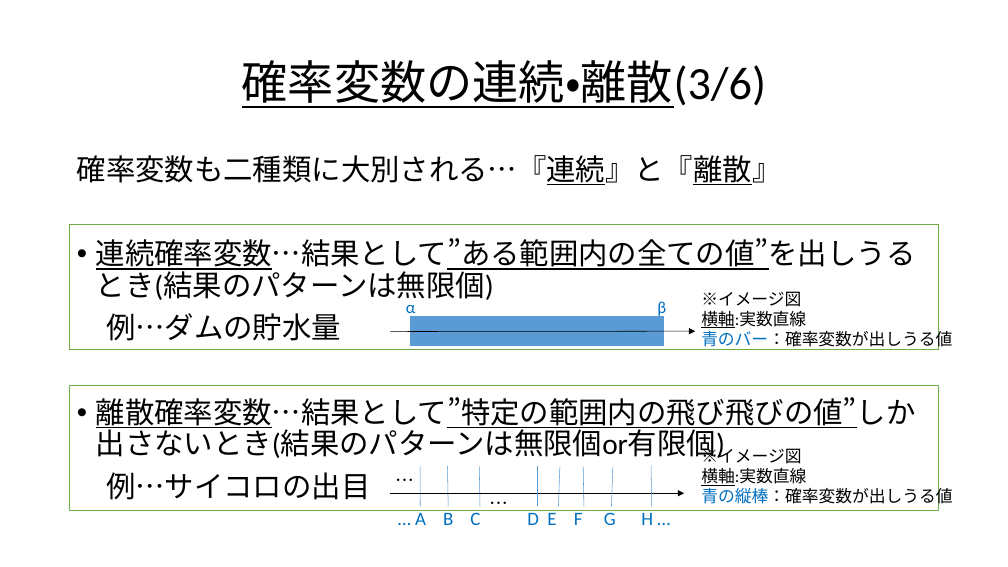
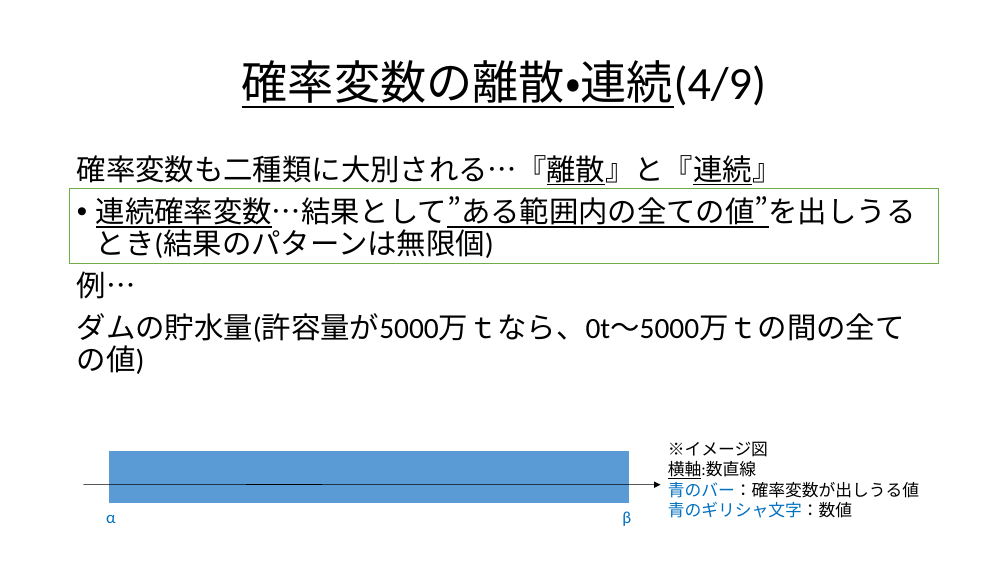
Before and after one commit to Ryo-KATAYAMA/Senior_Project, a slide deck: slide 31 of Chapter4_1.pptx (slide 25 before the commit). Drawn at 1008x567 pixels with LibreOffice and Linux fonts; fonts in the diff are those of the drawing. Boxes give left, top, right and bottom in pixels: in the first picture for what was removed or moved away, otherwise in the second. Text is boxed around its words. In the diff, an @@ line names an element or a change of style, - is before the commit and + after.

```diff
--- a/Chapter4_1.pptx
+++ b/Chapter4_1.pptx
@@ title at bbox=[242, 60, 767, 108]: text changed @@
-確率変数の連続・離散(3/6)
+確率変数の離散・連続(4/9)
@@ text at bbox=[77, 155, 782, 185]: text changed @@
-確率変数も二種類に大別される…『連続』と『離散』
+確率変数も二種類に大別される…『離散』と『連続』
@@ rectangle: place and size @@
-rectangle at bbox=[70, 225, 939, 350]
+rectangle at bbox=[70, 188, 939, 263]
@@ text at bbox=[77, 271, 905, 347]: text changed @@
-例…ダムの貯水量
-• 離散確率変数…結果として”特定の範囲内の飛び飛びの値”しか出さないとき(結果のパターンは無限個or有限個)
-例…サイコロの出目
+例…
+ダムの貯水量(許容量が5000万ｔなら、0t～5000万ｔの間の全ての値)
@@ rectangle removed at bbox=[70, 386, 939, 511] @@
@@ text "※イメージ図": place and size @@
-text "※イメージ図" at bbox=[701, 291, 952, 350]
+text "※イメージ図" at bbox=[668, 441, 919, 518]
@@ text removed at bbox=[701, 445, 952, 507] @@
-※イメージ図
-横軸:実数直線
-青の縦棒：確率変数が出しうる値
@@ rectangle: place and size @@
-rectangle at bbox=[411, 317, 664, 346]
+rectangle at bbox=[109, 452, 628, 503]
@@ text removed at bbox=[388, 465, 717, 495] @@
-… …
@@ group removed at bbox=[390, 466, 684, 507]: 8 lines, 1 arrow @@
@@ text at bbox=[668, 461, 756, 479]: text changed @@
-横軸:実数直線
+横軸:数直線
@@ arrow moved from (390, 332) - (696, 331) to (83, 485) - (661, 485) @@
@@ text "α β" rewrapped from bbox=[406, 301, 666, 318] to bbox=[106, 511, 631, 526] @@
@@ text at bbox=[668, 502, 852, 518]: paragraph added @@
+青のギリシャ文字：数値
@@ text removed at bbox=[415, 510, 653, 525] @@
-… A B C D E F G H …
```
Also in this commit, not shown: 28 other slides changed, 12 slides added, 2 slides removed, 1 other file.
